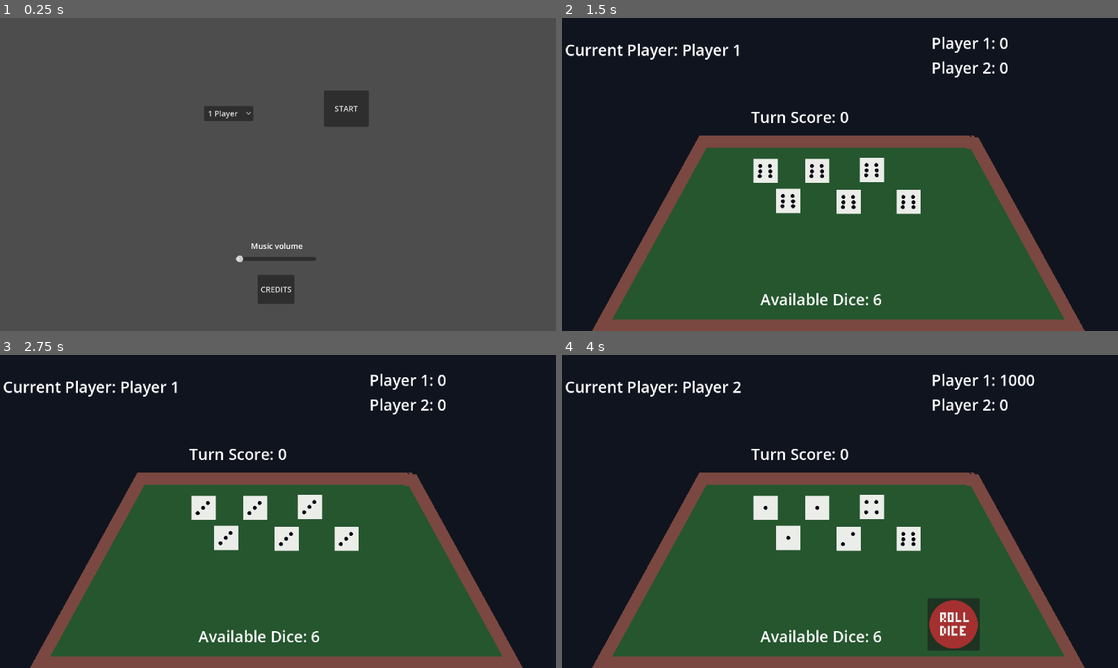
Above: before the commit, frames 1-4 (two rows, left to right).
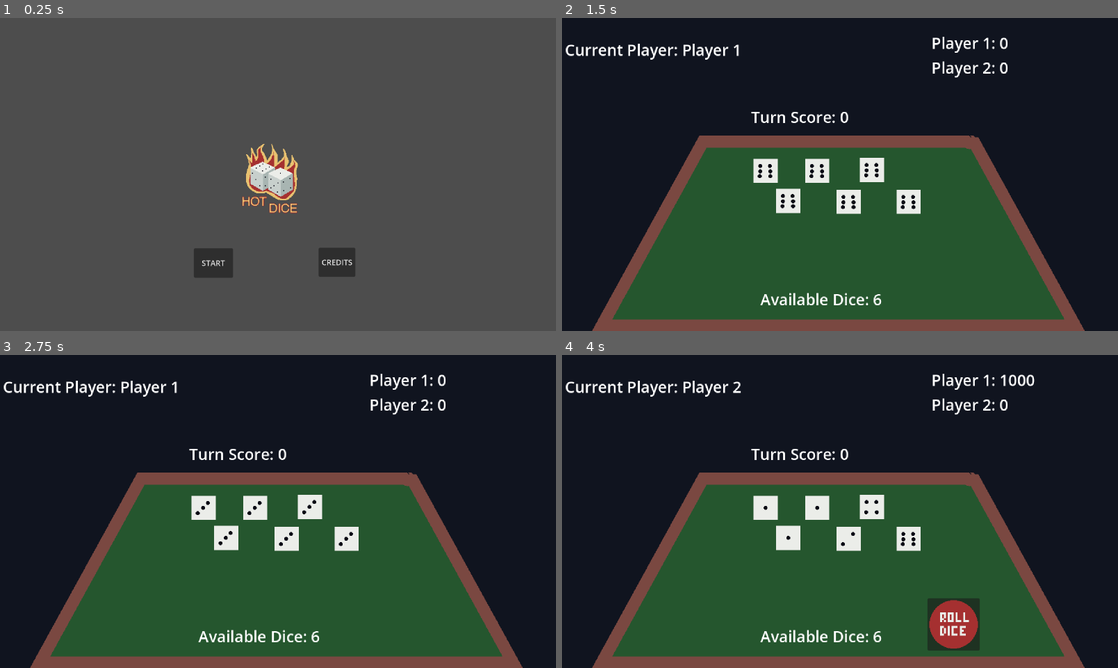
Above: after the commit, the same moments.

Repository: martinbriebac/10-000
Game: Godot game, scene res://scenes/setup_scene.tscn
The game is run twice, just before and just after one commit, with the same random seed, the same clock (stepped at 60 frames per second) and the same inputs.
Inputs (mouse positions are in pixels of both pictures, inside the frame that each line leads up to):
- Up to frame 1 (0.25 s): no input
- Up to frame 2 (1.5 s): click "START" at 0.5 s; click (951, 287) at 1.25 s
- Up to frame 3 (2.75 s): hold Space (throw_dice) from 2.03 s (still down)
- Up to frame 4 (4 s): release Space (throw_dice) at 2.78 s; tap Space (throw_dice) at 2.85 s; click (1006, 624) at 3.5 s

The runs differ from the first frame. In frame 1, 4.7% of the frame differs, in the area x 34-67%, y 23-92%; in frame 2, less than 0.1%; in frame 3, less than 0.1%; in frame 4, less than 0.1%.

Commit message:
deleted music volume slider and number of players button

Diff:
--- a/scenes/setup_scene.tscn
+++ b/scenes/setup_scene.tscn
@@ -1,6 +1,7 @@
-[gd_scene load_steps=2 format=3 uid="uid://jtp8mj5j3bfu"]
+[gd_scene load_steps=3 format=3 uid="uid://jtp8mj5j3bfu"]
 
 [ext_resource type="Script" path="res://scripts/setup_scene.gd" id="1_eqidk"]
+[ext_resource type="Texture2D" uid="uid://cr8vus0nkyqw1" path="res://art/hot_dice.png" id="2_6ynfx"]
 
 [node name="Setup_scene" type="Control"]
 layout_mode = 3
@@ -11,44 +12,23 @@
 
 [node name="StartButton" type="Button" parent="."]
 layout_mode = 0
-offset_left = 670.0
-offset_top = 150.0
-offset_right = 763.0
-offset_bottom = 225.0
+offset_left = 401.0
+offset_top = 476.0
+offset_right = 482.0
+offset_bottom = 537.0
 text = "START"
 
 [node name="ShowCredits" type="Button" parent="."]
 layout_mode = 0
-offset_left = 533.0
-offset_top = 531.0
-offset_right = 609.0
-offset_bottom = 591.0
+offset_left = 659.0
+offset_top = 475.0
+offset_right = 735.0
+offset_bottom = 535.0
 text = "CREDITS"
 
-[node name="MusicVolumeHSlider" type="HSlider" parent="."]
-layout_mode = 0
-offset_left = 487.0
-offset_top = 455.0
-offset_right = 654.0
-offset_bottom = 542.0
-
-[node name="RichTextLabel" type="RichTextLabel" parent="MusicVolumeHSlider"]
-layout_mode = 0
-offset_left = 32.0
-offset_top = 5.0
-offset_right = 205.0
-offset_bottom = 49.0
-text = "Music volume"
-
-[node name="NumPlayersOptionButton" type="OptionButton" parent="."]
-layout_mode = 0
-offset_left = 422.0
-offset_top = 182.0
-offset_right = 467.0
-offset_bottom = 202.0
-
-[node name="SubViewport" type="SubViewport" parent="."]
-size = Vector2i(1000, 1000)
+[node name="HotDice" type="Sprite2D" parent="."]
+position = Vector2(562, 330)
+texture = ExtResource("2_6ynfx")
 
 [connection signal="pressed" from="StartButton" to="." method="_on_StartGameButton_pressed"]
 [connection signal="pressed" from="ShowCredits" to="." method="_on_CreditsButton_pressed"]
--- a/scripts/setup_scene.gd
+++ b/scripts/setup_scene.gd
@@ -8,16 +8,6 @@
 func _ready() -> void:
 	var viewport = get_viewport()
 	viewport.set_size(Vector2(2300, 1295))
-
-	# Initialize the number of players dropdown
-	$NumPlayersOptionButton.add_item("1 Player")
-	$NumPlayersOptionButton.add_item("2 Players")
-	$NumPlayersOptionButton.add_item("3 Players")
-	$NumPlayersOptionButton.add_item("4 Players")
-	$NumPlayersOptionButton.select(0)
-
-	# Initialize the music volume slider
-	$MusicVolumeHSlider.value = music_volume
 
 	# Disconnect the button to the function
 	$StartButton.disconnect("pressed", Callable(self, "_on_StartGameButton_pressed"))
--- a/scripts/table.gd
+++ b/scripts/table.gd
@@ -311,6 +311,7 @@
 
 	if not players.is_empty():
 		current_player_index = (current_player_index + 1) % players.size()
+
 	update_display()
 
 	# Show throw button for the next player
